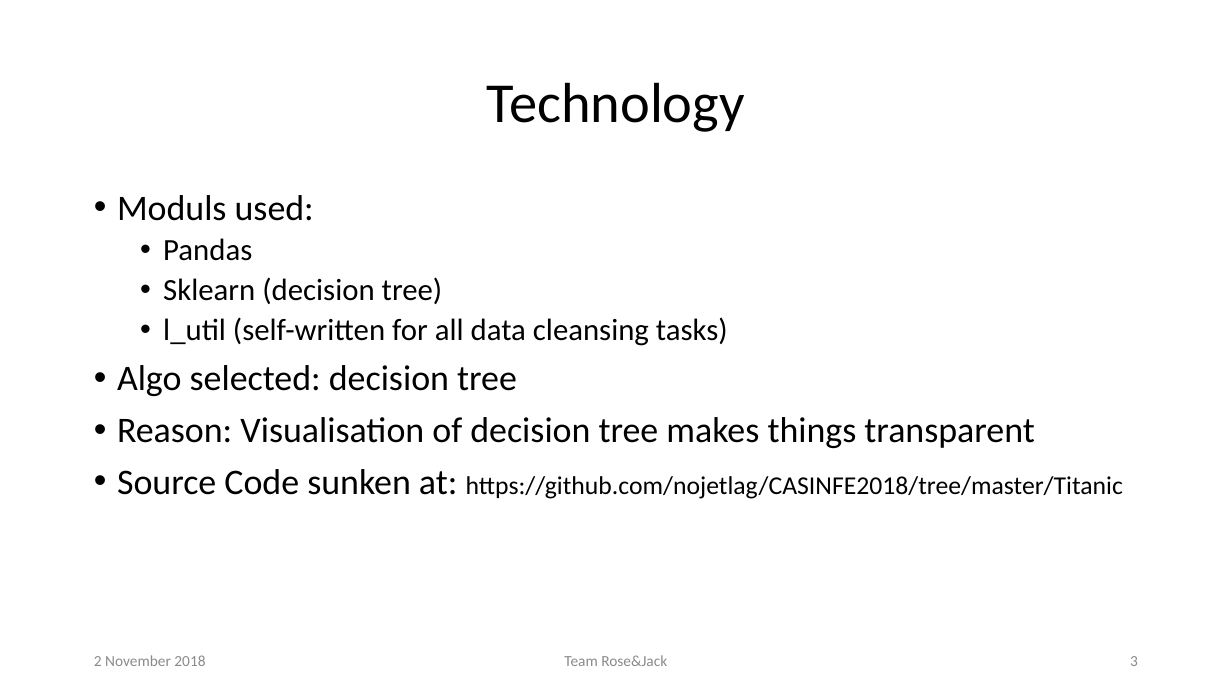
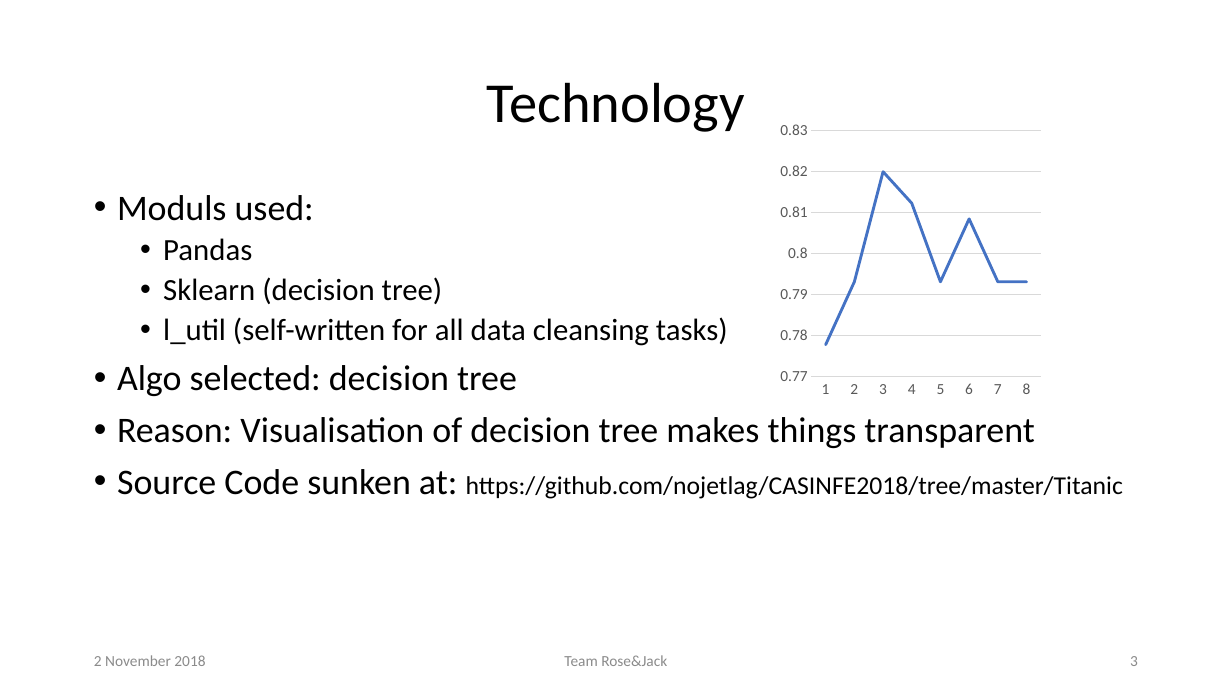
Before and after one commit to nojetlag/CASINFE2018, a slide deck: slide 3 of Titanic/presentation/CASINFE2018 Presentation Team Rose and Jack.pptx. Drawn at 1232x693 pixels with LibreOffice and Linux fonts; fonts in the diff are those of the drawing. Boxes give left, top, right and bottom in pixels: in the first picture for what was removed or moved away, otherwise in the second. Text is boxed around its words. In the diff, an @@ line names an element or a change of style, - is before the commit and + after.

```diff
--- a/Titanic/presentation/CASINFE2018 Presentation Team Rose and Jack.pptx
+++ b/Titanic/presentation/CASINFE2018 Presentation Team Rose and Jack.pptx
@@ line chart added at (775,116,1047,405) @@
+categories: 1, 2, 3, 4, 5, 6, 7, 8
+Series 1: 0.778, 0.793, 0.82, 0.812, 0.793, 0.808, 0.793, 0.793
```
Also in this commit, not shown: 1 other slide changed, 1 other file.
